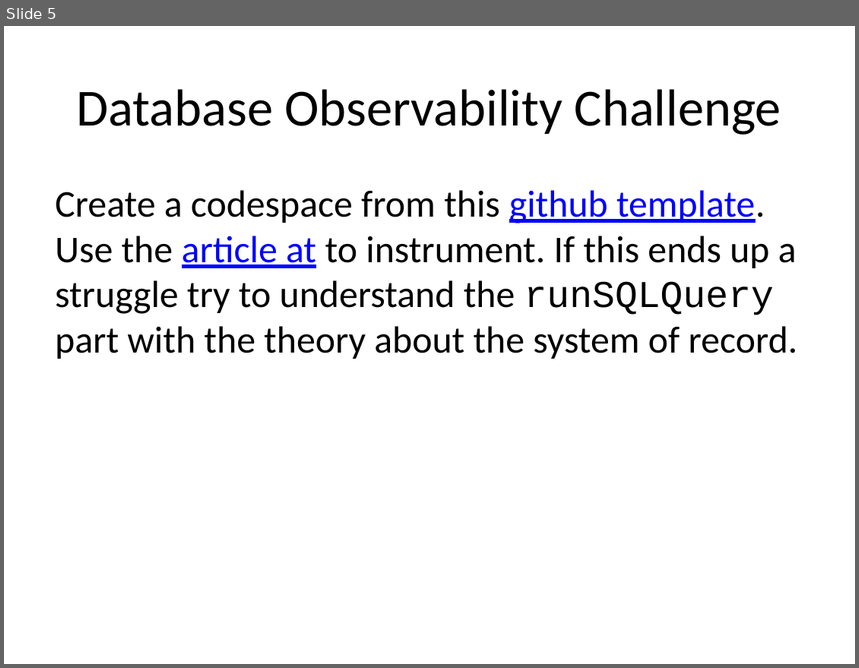
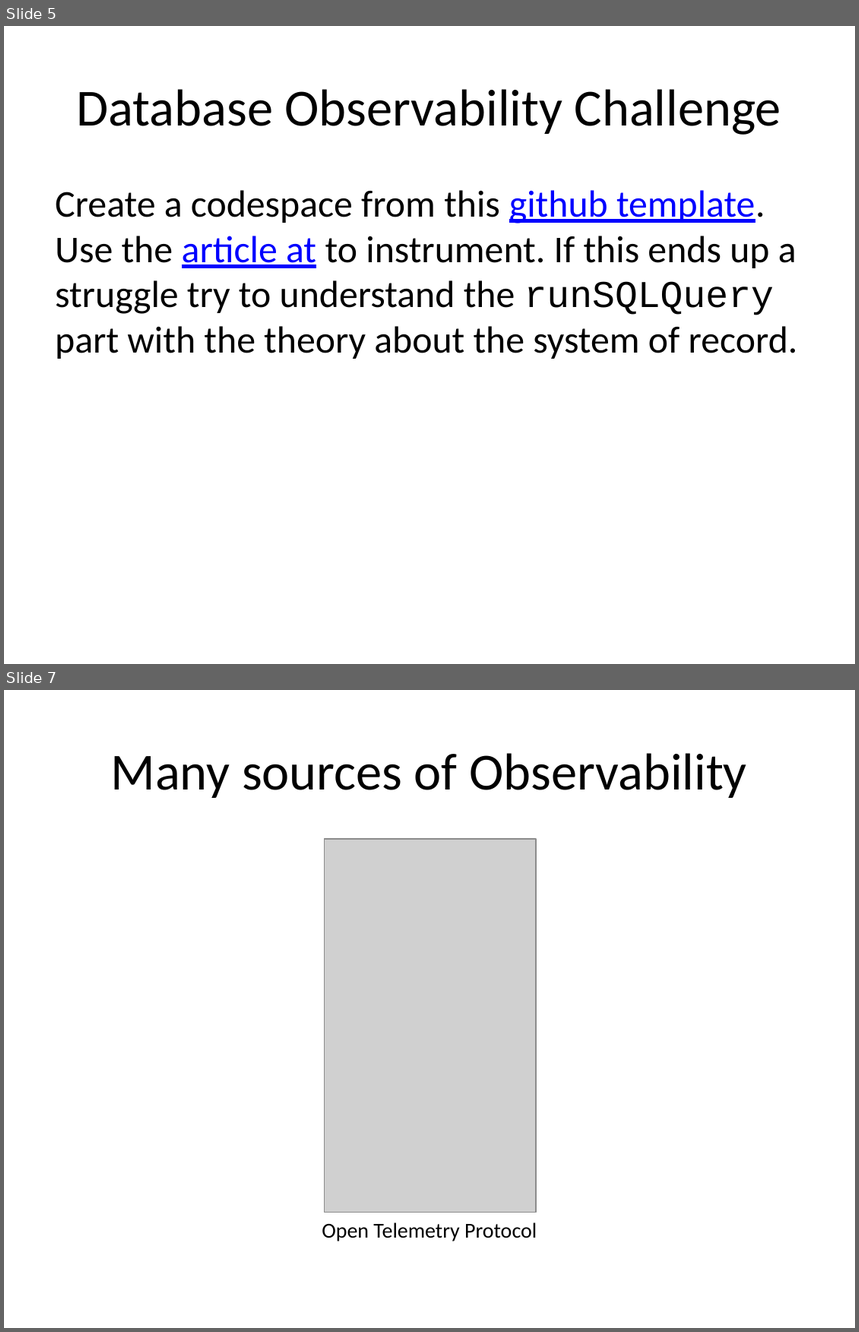
Before and after one commit to rhildred/INFO8985, a slide deck: database_collecting/slides.pptx. Shown one above the other, each under a label of ours: slide 5 before the commit, slides 5 and 7 after it; the slides between them are not shown. The pictures are 859x668 and 859x1332 pixels, drawn with LibreOffice and Linux fonts; fonts in the diff are those of the drawing; grey boxes stand for pictures. Boxes give left, top, right and bottom in pixels: in the first picture for what was removed or moved away, otherwise in the second. Text is boxed around its words. In the diff, an @@ line names an element or a change of style, - is before the commit and + after.

```diff
--- a/database_collecting/slides.pptx
+++ b/database_collecting/slides.pptx
@@ slide 7 added at (4, 690, 855, 1328), background #FFFFFF @@
@@ title added at (111, 753, 747, 798), 44 pt, text #000000 @@
+Many sources of Observability
@@ picture added at (324, 839, 536, 1213) @@
@@ text added at (322, 1223, 537, 1242), 18 pt, text #000000 @@
+Open Telemetry Protocol
```
Also in this commit, not shown: 8 other slides added, 18 other files.
